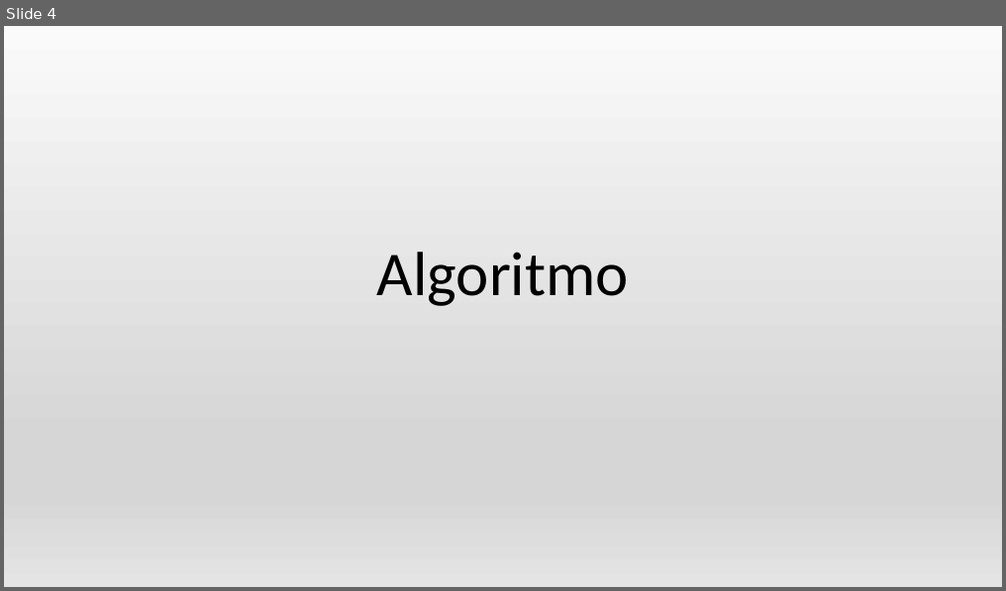
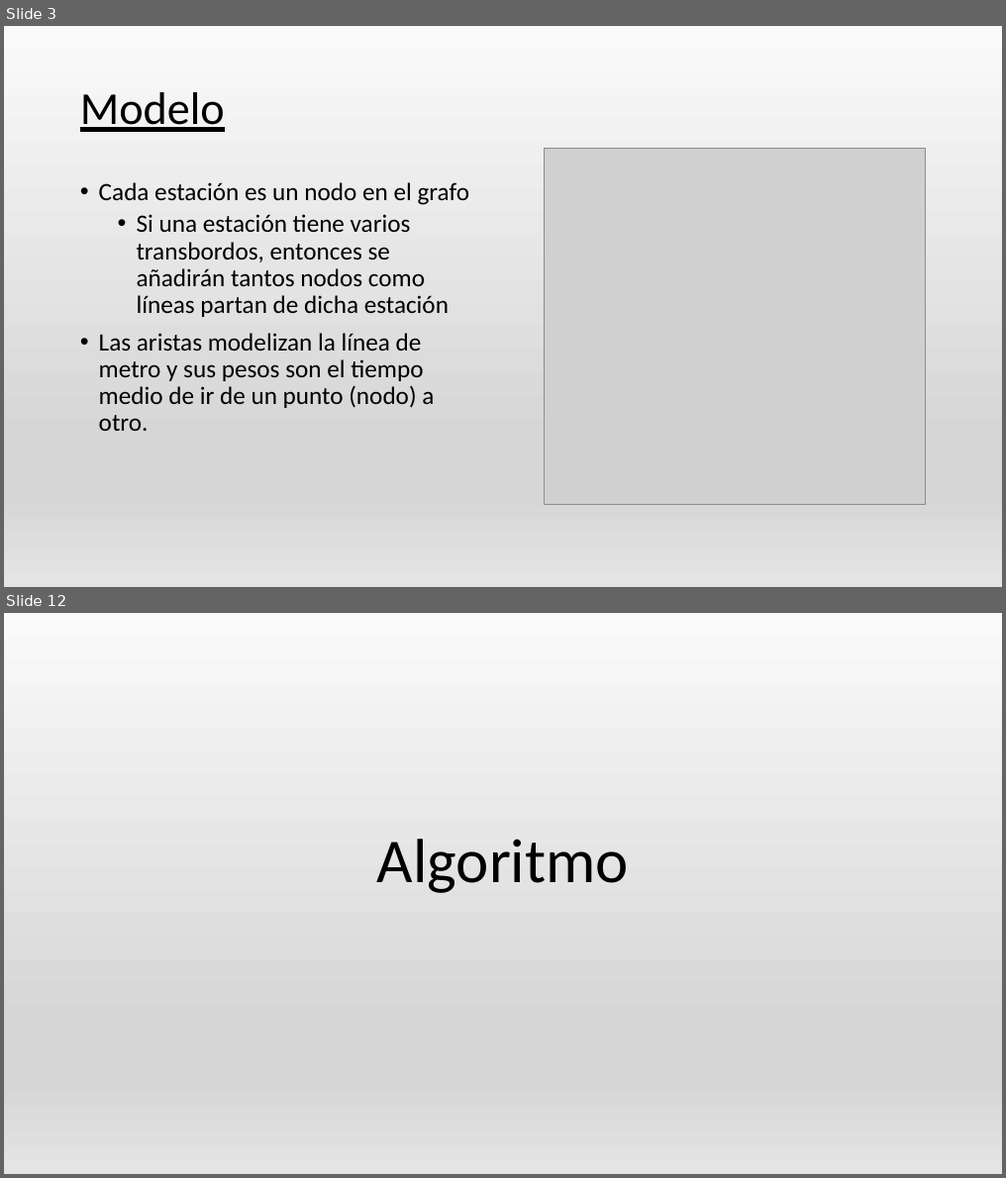
Before and after one commit to AGarciaCast/MetroJapon, a slide deck: PresentacionMetro.pptx. Shown one above the other, each under a label of ours: slide 4 before the commit, slides 3 and 12 after it; the slides between them are not shown. The pictures are 1006x591 and 1006x1178 pixels, drawn with LibreOffice and Linux fonts; fonts in the diff are those of the drawing; grey boxes stand for pictures. Boxes give left, top, right and bottom in pixels: in the first picture for what was removed or moved away, otherwise in the second. Text is boxed around its words. In the diff, an @@ line names an element or a change of style, - is before the commit and + after.

```diff
--- a/PresentacionMetro.pptx
+++ b/PresentacionMetro.pptx
@@ slide 3 added at (x1=4, y1=26, x2=1002, y2=587), background gradient #FAFAFA to #D7D7D7 to #E4E4E4 @@
@@ title added at (x1=80, y1=92, x2=225, y2=132), 44 pt, text #000000, underline @@
+Modelo
@@ picture added at (x1=544, y1=148, x2=925, y2=504) @@
@@ text added at (x1=99, y1=182, x2=469, y2=431), 24 pt, text #000000 @@
+• Cada estación es un nodo en el grafo
+  • Si una estación tiene varios transbordos, entonces se añadirán tantos nodos como líneas partan de dicha estación
+• Las aristas modelizan la línea de metro y sus pesos son el tiempo medio de ir de un punto (nodo) a otro.
@@ what was slide 4 is now slide 12 @@
```
Also in this commit, not shown: 8 slides changed, 10 other slides added, 1 slide removed, 2 other files.
